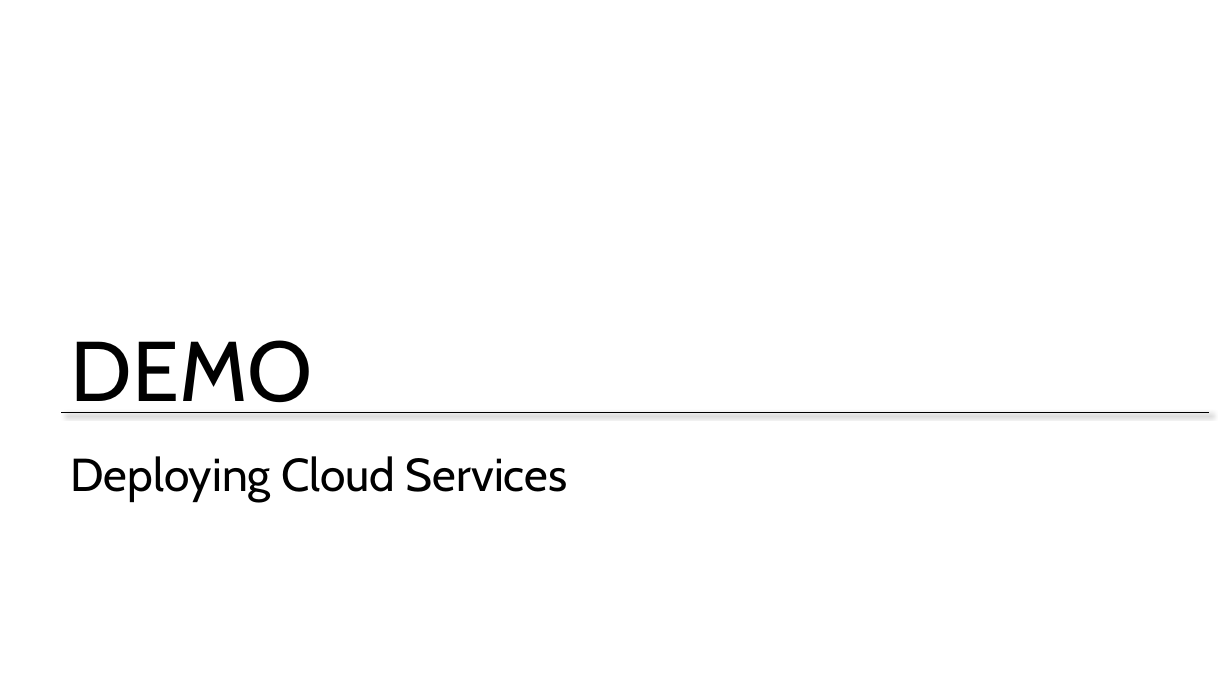
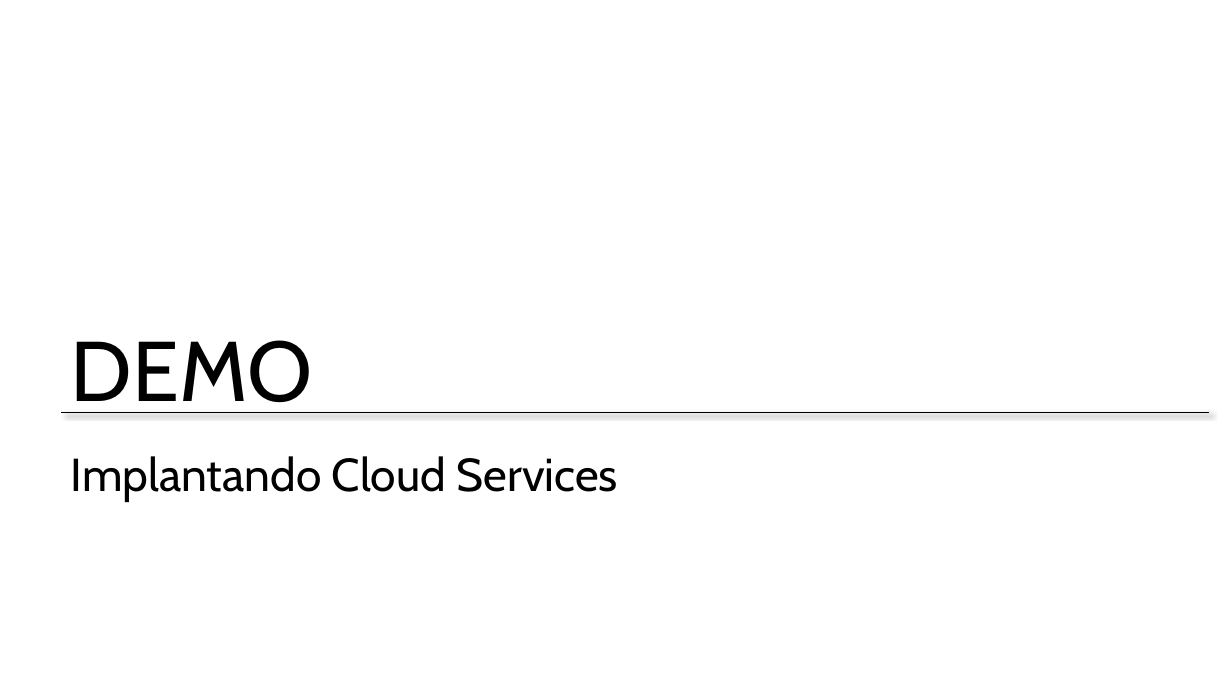
Before and after one commit to Evilazaro/MCSDAzureTraining, a slide deck: slide 47 of Design and Implement Cloud Services/Design and Implement Cloud Services.pptx (slide 48 before the commit). Drawn at 1232x693 pixels with LibreOffice and Linux fonts; fonts in the diff are those of the drawing. Boxes give left, top, right and bottom in pixels: in the first picture for what was removed or moved away, otherwise in the second. Text is boxed around its words. In the diff, an @@ line names an element or a change of style, - is before the commit and + after.

Commit message:
Tradução Arquitetura do Cloud Service

```diff
--- a/Design and Implement Cloud Services/Design and Implement Cloud Services.pptx
+++ b/Design and Implement Cloud Services/Design and Implement Cloud Services.pptx
@@ title at bbox=[71, 456, 618, 502]: text changed @@
-Deploying Cloud Services
+Implantando Cloud Services
```
Also in this commit, not shown: 21 other slides changed, 1 slide added, 2 slides removed.
